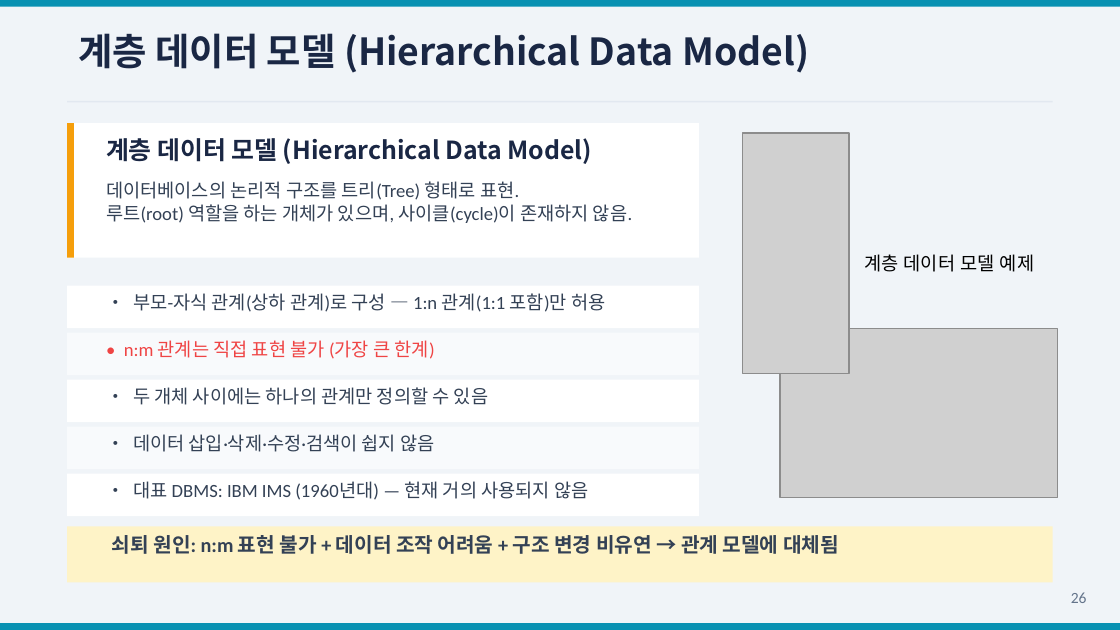
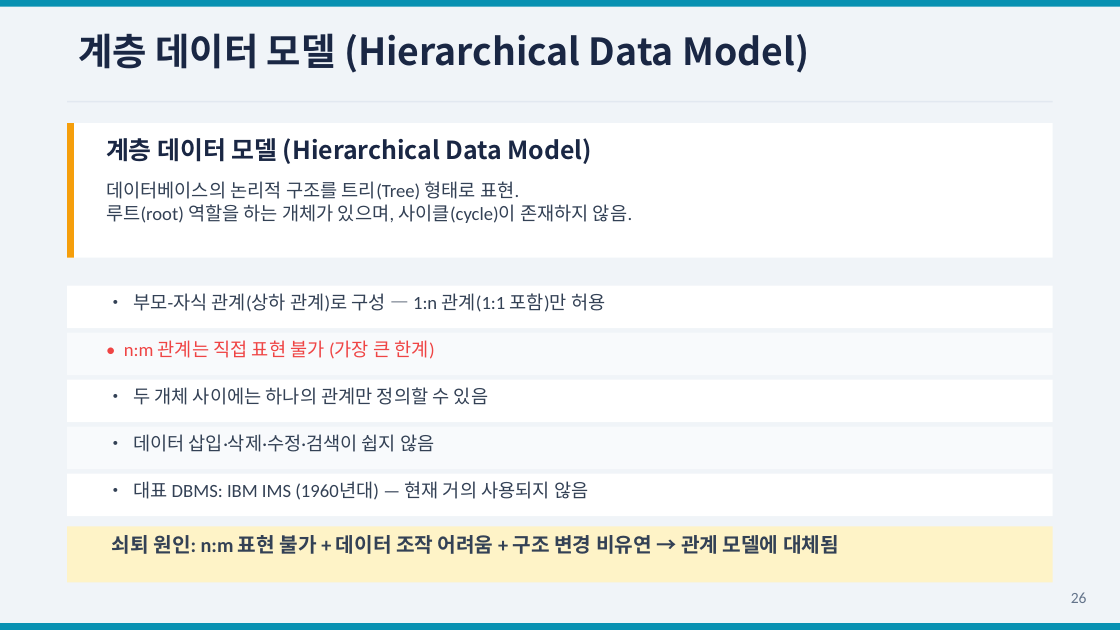
Before and after one commit to Sangdon-Park/Sangdon-Park.github.io, a slide deck: slide 27 of data/DB시스템/4장_데이터_모델링_박상돈.pptx. Drawn at 1120x630 pixels with LibreOffice and Linux fonts; fonts in the diff are those of the drawing; grey boxes stand for pictures. Boxes give left, top, right and bottom in pixels: in the first picture for what was removed or moved away, otherwise in the second. Text is boxed around its words. In the diff, an @@ line names an element or a change of style, - is before the commit and + after.

```diff
--- a/data/DB시스템/4장_데이터_모델링_박상돈.pptx
+++ b/data/DB시스템/4장_데이터_모델링_박상돈.pptx
@@ rectangle: place and size @@
-rectangle at box(67, 123, 699, 258)
+rectangle at box(67, 123, 1053, 258)
@@ picture removed at box(743, 133, 849, 374) @@
@@ text removed at box(864, 254, 1034, 272) @@
-계층 데이터 모델 예제
@@ rectangle: place and size @@
-rectangle at box(67, 286, 699, 328)
+rectangle at box(67, 286, 1053, 328)
@@ picture removed at box(780, 329, 1057, 498) @@
@@ rectangle: place and size @@
-rectangle at box(67, 333, 699, 375)
+rectangle at box(67, 333, 1053, 375)
@@ rectangle: place and size @@
-rectangle at box(67, 380, 699, 422)
+rectangle at box(67, 380, 1053, 422)
@@ rectangle: place and size @@
-rectangle at box(67, 427, 699, 469)
+rectangle at box(67, 427, 1053, 469)
@@ rectangle: place and size @@
-rectangle at box(67, 474, 699, 516)
+rectangle at box(67, 474, 1053, 516)
```
Also in this commit, not shown: 6 other slides changed, 1 other file.
